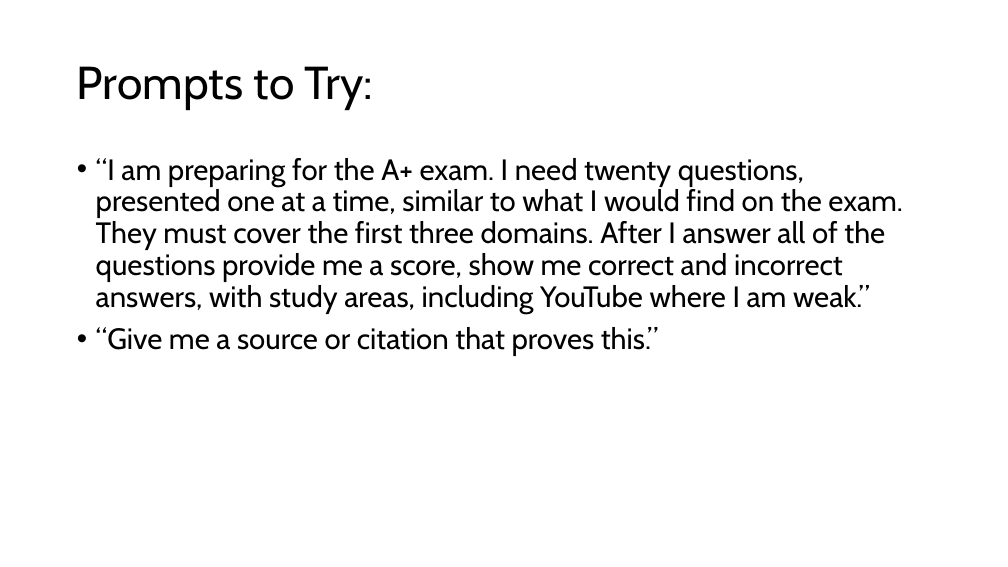
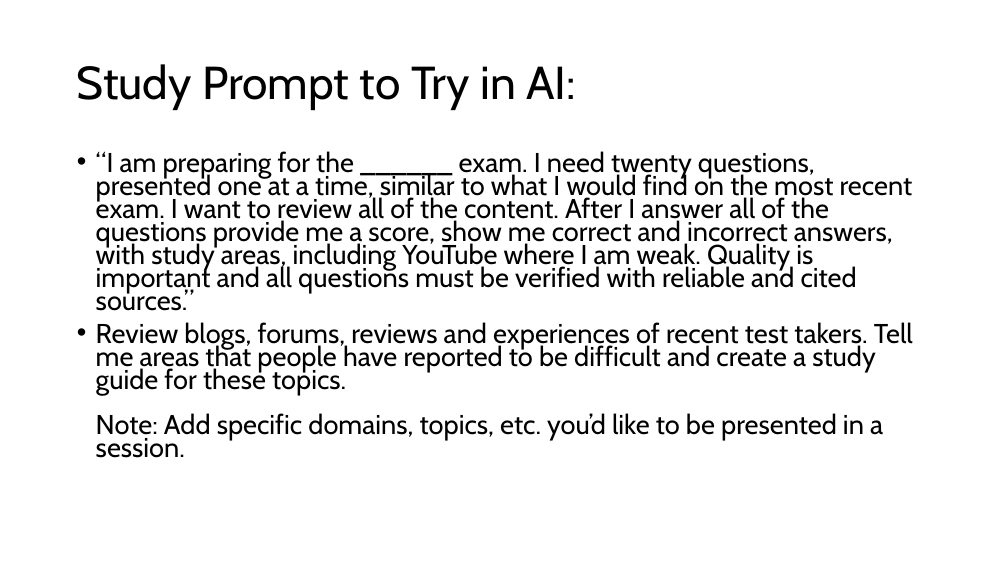
Before and after one commit to dtuuri/presentations, a slide deck: slide 18 of ShitIWishIKnew.pptx (slide 13 before the commit). Drawn at 1008x567 pixels with LibreOffice and Linux fonts; fonts in the diff are those of the drawing. Boxes give left, top, right and bottom in pixels: in the first picture for what was removed or moved away, otherwise in the second. Text is boxed around its words. In the diff, an @@ line names an element or a change of style, - is before the commit and + after.

```diff
--- a/ShitIWishIKnew.pptx
+++ b/ShitIWishIKnew.pptx
@@ title at <box>77,64,576,110</box>: text changed @@
-Prompts to Try:
+Study Prompt to Try in AI:
@@ text at <box>96,151,913,458</box>: text changed; size 28 to 25.9 pt @@
-• “I am preparing for the A+ exam. I need twenty questions, presented one at a time, similar to what I would find on the exam. They must cover the first three domains. After I answer all of the questions provide me a score, show me correct and incorrect answers, with study areas, including YouTube where I am weak.”
-• “Give me a source or citation that proves this.”
+• “I am preparing for the ______ exam. I need twenty questions, presented one at a time, similar to what I would find on the most recent exam. I want to review all of the content. After I answer all of the questions provide me a score, show me correct and incorrect answers, with study areas, including YouTube where I am weak. Quality is important and all questions must be verified with reliable and cited sources.”
+• Review blogs, forums, reviews and experiences of recent test takers. Tell me areas that people have reported to be difficult and create a study guide for these topics.
+  Note: Add specific domains, topics, etc. you’d like to be presented in a session.
```
Also in this commit, not shown: 8 other slides changed, 7 slides added, 2 slides removed.
